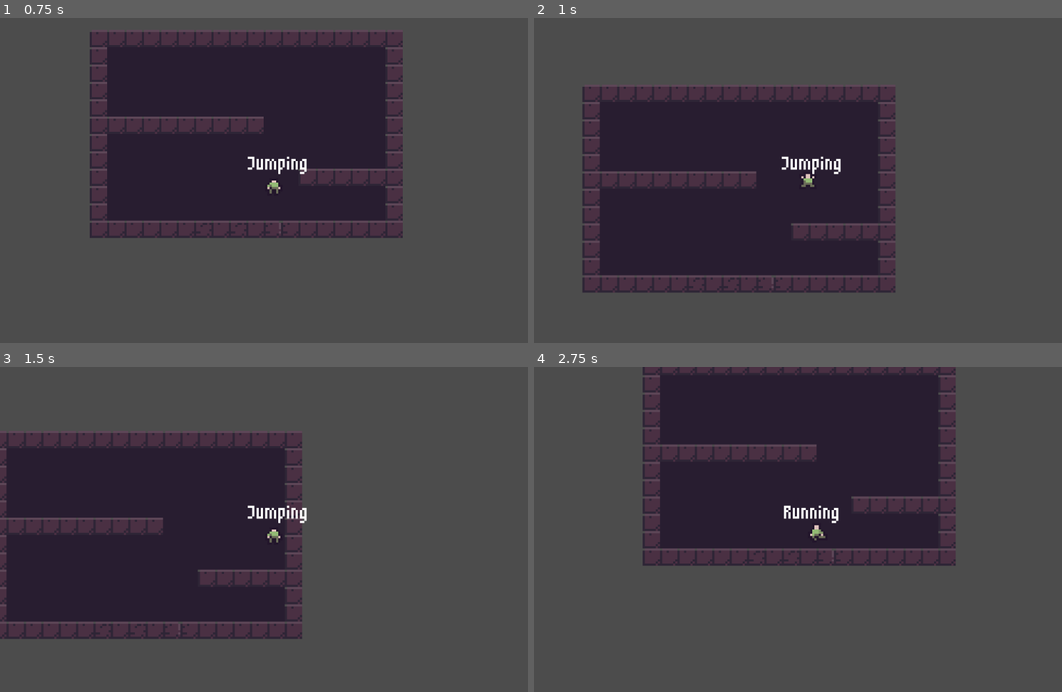
Above: before the commit, frames 1-4 (two rows, left to right).
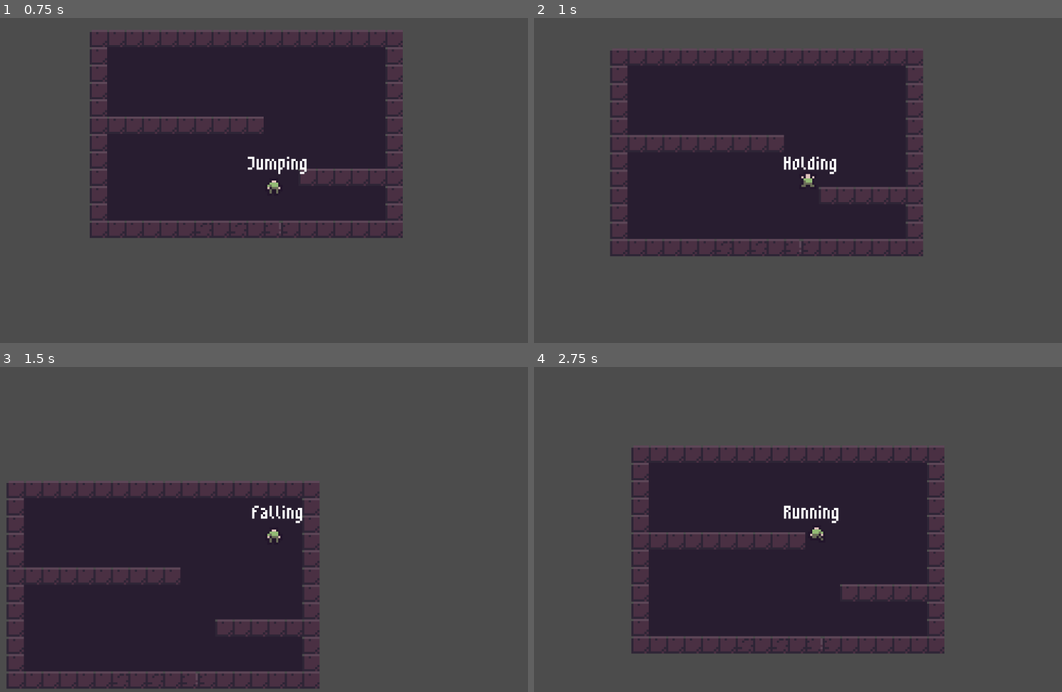
Above: after the commit, the same moments.

Repository: AGPritchard/state-machine
Game: Godot game, scene res://src/world/world.tscn
The game is run twice, just before and just after one commit, with the same random seed, the same clock (stepped at 60 frames per second) and the same inputs. The project has no main scene, so this scene is started directly.
Inputs:
- Up to frame 1 (0.75 s): tap Enter at 0.5 s; hold D (move_right) from 0.53 s (still down); tap Space (jump) at 0.6 s
- Up to frame 2 (1 s): keep holding D (move_right); tap Space (jump) at 0.77 s
- Up to frame 3 (1.5 s): keep holding D (move_right); tap Space (jump) at 1.07, 1.35 s
- Up to frame 4 (2.75 s): tap Space (jump) at 1.52, 1.82, 2.1 s; release D (move_right) at 2.03 s; hold A (move_left) from 2.03 s (still down)

Frame 1 is identical in both runs. In frame 2, 26% of the frame differs, in the area x 9-74%, y 10-85%; in frame 3, 27%; in frame 4, 37%, in the area x 18-80%, y 0-89%.

Commit message:
Add hold state and basic wall jumping functionality

Diff:
--- a/src/player/player.gd
+++ b/src/player/player.gd
@@ -5,6 +5,7 @@
 	RUN,
 	JUMP,
 	FALL,
+	HOLD,
 }
 
 export(float) var speed := 80.0
@@ -62,6 +63,10 @@
 				_switch_state(STATES.FALL)
 				gravity = -gravity
 
+			if is_on_wall():
+				_switch_state(STATES.HOLD)
+				gravity = 0
+
 			velocity = move_input.normalized() * speed
 
 			$AnimatedSprite.play("jump")
@@ -71,6 +76,12 @@
 				_switch_state(STATES.IDLE)
 
 			velocity = move_input.normalized() * speed
+
+		STATES.HOLD:
+			if Input.is_action_just_pressed("jump"):
+				_switch_state(STATES.JUMP)
+				height_before_jump = global_position.y
+				gravity = -100.0
 
 	velocity += Vector2.DOWN * gravity
 	velocity = move_and_slide(velocity, Vector2.UP)
@@ -86,3 +97,5 @@
 			$StateLabel.text = "Jumping"
 		STATES.FALL:
 			$StateLabel.text = "Falling"
+		STATES.HOLD:
+			$StateLabel.text = "Holding"
